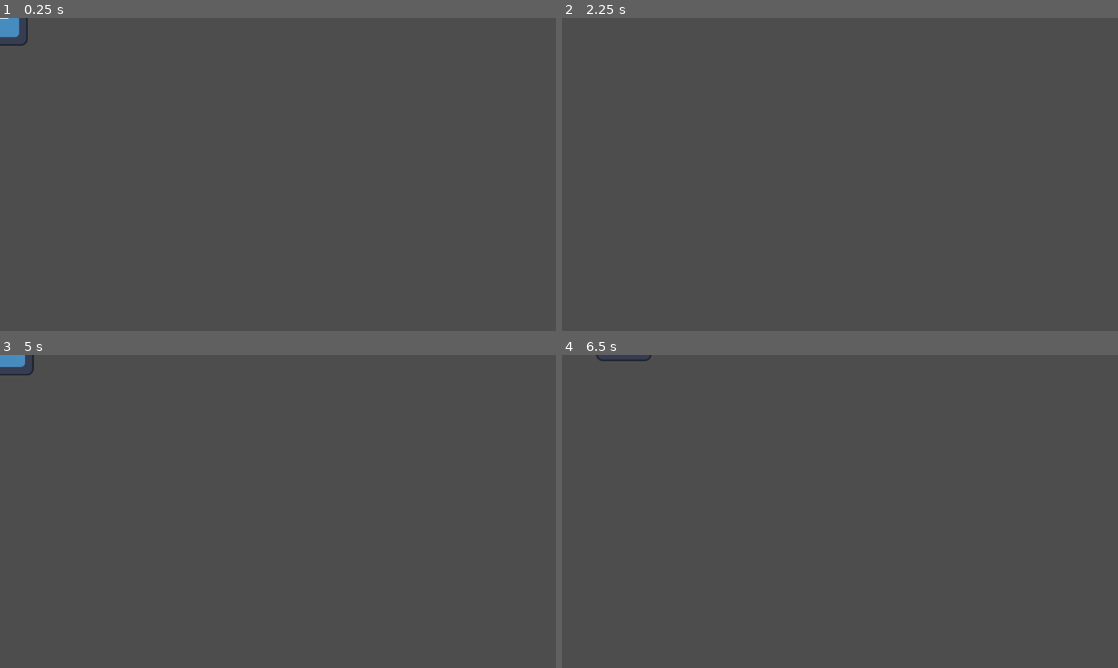
Above: before the commit, frames 1-4 (two rows, left to right).
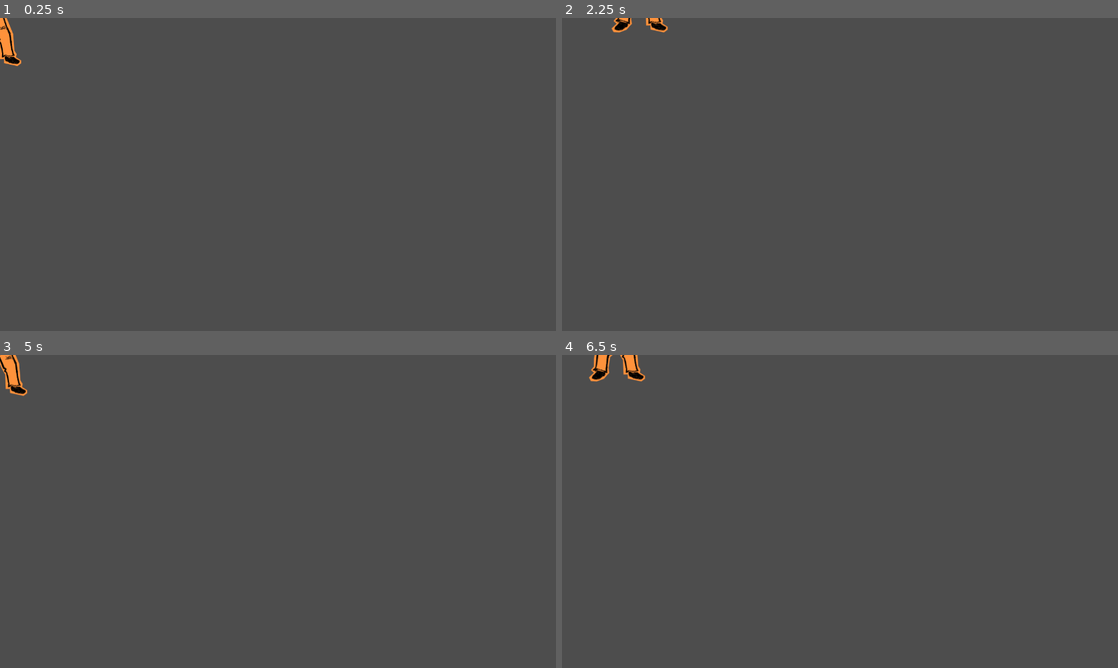
Above: after the commit, the same moments.

Repository: arthurnog/cordelProject
Game: Godot game, scene res://nodes/player.tscn
Same seed, same stepped clock (60 frames per second), same inputs: the game is played once before the commit and once after it. The project has no main scene, so this scene is started directly. The engine's default icon, where the game draws it, is replaced by a stand-in: a white triangle on a blue panel in a dark square.
Inputs:
- Up to frame 1 (0.25 s): no input
- Up to frame 2 (2.25 s): tap Enter at 0.5 s; hold Right (p_right) 0.53-1.28 s; tap Z (p_attack) at 0.6, 1.35, 2.1 s; tap Space (p_jump) at 0.77, 1.52, 2 s; hold Down (p_down) 1.28-2.03 s; hold Right (p_right) from 2.03 s (still down)
- Up to frame 3 (5 s): release Right (p_right) at 2.78 s; hold Up (p_up) 2.78-3.53 s; tap Z (p_attack) at 2.85, 3.6, 4.35 s; tap Space (p_jump) at 3.02, 3.77, 4.52 s; hold Left (p_left) from 3.53 s (still down); tap Enter at 4.25 s
- Up to frame 4 (6.5 s): release Left (p_left) at 5.03 s; hold Down (p_down) 5.03-5.78 s; tap Z (p_attack) at 5.1, 5.85 s; tap Space (p_jump) at 5.75, 6.02 s; hold Right (p_right) from 5.78 s (still down)

The runs differ from the first frame. In frame 1, 0.5% of the frame differs, in the area x 0-5%, y 0-16%; in frame 2, 0.3%; in frame 3, 0.5%; in frame 4, 0.5%, in the area x 4-17%, y 0-9%.

Commit message:
Set player base sprite and fix colliders

Diff:
--- a/nodes/player.tscn
+++ b/nodes/player.tscn
@@ -1,16 +1,17 @@
 [gd_scene load_steps=7 format=3 uid="uid://4d4jryd0fdo1"]
 
 [ext_resource type="Script" path="res://scripts/player.gd" id="1_4sihv"]
-[ext_resource type="Texture2D" uid="uid://dwi30xlufrnt0" path="res://icon.svg" id="1_q0jb4"]
+[ext_resource type="Texture2D" uid="uid://bdjnqudpkd8ib" path="res://assets/mc/mc_idle.png" id="2_5edx5"]
 [ext_resource type="Script" path="res://scripts/player_input_module.gd" id="2_dt7ye"]
 [ext_resource type="Script" path="res://scripts/movement_module.gd" id="3_52sbg"]
 
-[sub_resource type="RectangleShape2D" id="RectangleShape2D_erk6f"]
-size = Vector2(128, 128)
+[sub_resource type="CapsuleShape2D" id="CapsuleShape2D_r0wkf"]
+radius = 38.0
+height = 214.0
 
 [sub_resource type="CapsuleShape2D" id="CapsuleShape2D_l2j63"]
-radius = 9.0
-height = 128.0
+radius = 21.0
+height = 124.0
 
 [node name="Player" type="CharacterBody2D" node_paths=PackedStringArray("input", "movement", "body")]
 collision_layer = 2
@@ -26,13 +27,14 @@
 collision_mask = 64
 
 [node name="Sprite" type="Sprite2D" parent="Body"]
-texture = ExtResource("1_q0jb4")
+texture = ExtResource("2_5edx5")
 
 [node name="CollisionShape2D" type="CollisionShape2D" parent="Body"]
-shape = SubResource("RectangleShape2D_erk6f")
+position = Vector2(-16, -5)
+shape = SubResource("CapsuleShape2D_r0wkf")
 
 [node name="CollisionShape2D" type="CollisionShape2D" parent="."]
-position = Vector2(0, 56)
+position = Vector2(-15, 91)
 rotation = 1.5708
 shape = SubResource("CapsuleShape2D_l2j63")
 
@@ -44,3 +46,5 @@
 source = NodePath("..")
 body = NodePath("../Body")
 speed = 500.0
+
+[node name="AnimationPlayer" type="AnimationPlayer" parent="."]
